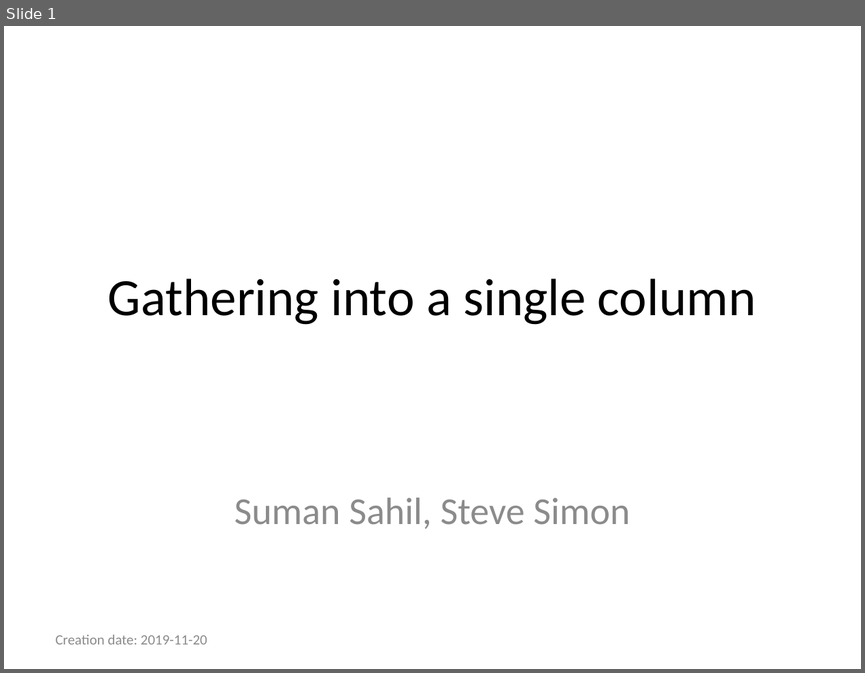
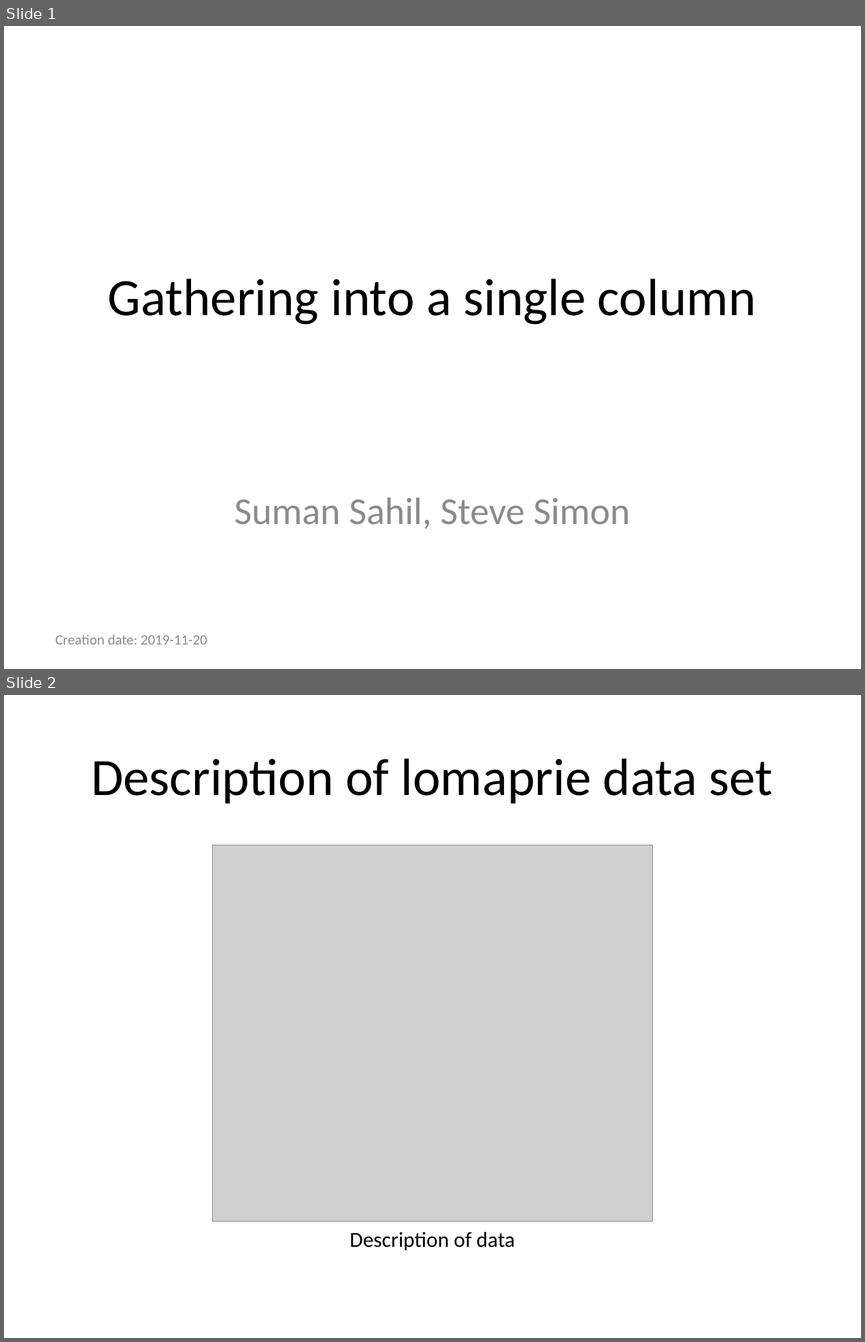
Before and after one commit to pmean/introduction-to-sql, a slide deck: module15-gathering-and-spreading/gather.pptx. Shown one above the other, each under a label of ours: slide 1 before the commit, slides 1 and 2 after it. The pictures are 865x673 and 865x1342 pixels, drawn with LibreOffice and Linux fonts; fonts in the diff are those of the drawing; grey boxes stand for pictures. Boxes give left, top, right and bottom in pixels: in the first picture for what was removed or moved away, otherwise in the second. Text is boxed around its words. In the diff, an @@ line names an element or a change of style, - is before the commit and + after.

```diff
--- a/module15-gathering-and-spreading/gather.pptx
+++ b/module15-gathering-and-spreading/gather.pptx
@@ slide 2 added at [4,695,861,1338], background #FFFFFF @@
@@ title added at [91,758,773,804], 44 pt, text #000000 @@
+Description of lomaprie data set
@@ picture added at [212,845,653,1221] @@
@@ text added at [349,1232,515,1250], 18 pt, text #000000 @@
+Description of data
```
Also in this commit, not shown: 1 slide changed, 4 other slides added, 1 slide removed, 2 other files.
